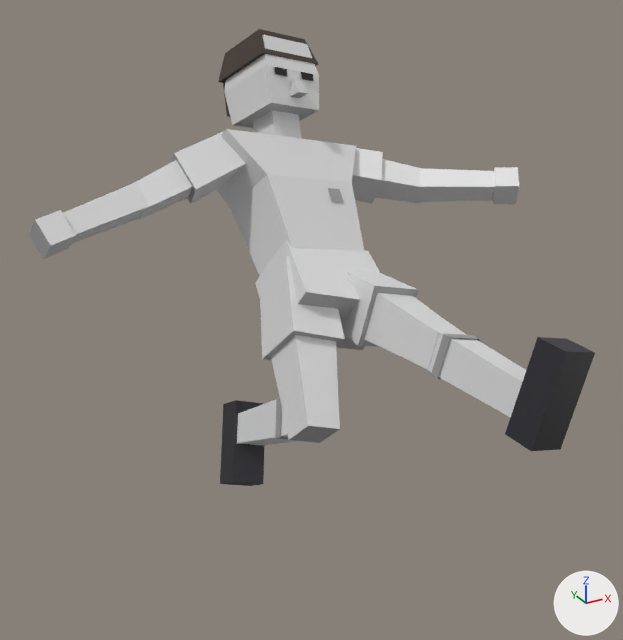
Renders of the glTF model examples/solid-eleven/assets/shared/models/player_rig.glb from each side of a commit.
Rendered twice from a 50 mm camera at (-1.25, -2.23, 1.64) aimed at (-0.12, -0.17, 0.61). Arrows for +X, +Y and +Z are at lower right; the lights stay in place. The first picture is the older version. Both versions are drawn at frame 5 of the action 'slide'; the numbers are the values there.

Before the edit, the objects in view are built like this:
```python
ob_rig_head = bpy.data.objects.new('rig_head', me_rig_head)
ob_rig_head.parent = ob_rig_torso
ob_rig_head.location = (0.0, 0.0, 0.44)
ob_rig_head.rotation_euler = (0.244, 0.0, 0.0)  # degrees (14, 0, 0)
ob_rig_pelvis = bpy.data.objects.new('rig_pelvis', me_rig_pelvis)
ob_rig_pelvis.location = (0.0, 0.0, 0.646)
ob_rig_pelvis.rotation_euler = (-1.082, 0.314, 0.0)  # degrees (-62, 18, 0)
ob_rig_shin_r = bpy.data.objects.new('rig_shin_r', me_rig_shin_r)
ob_rig_shin_r.parent = ob_rig_thigh_r
ob_rig_shin_r.location = (0.0, 0.0, -0.43)
ob_rig_shin_r.rotation_euler = (1.833, 0.0, 0.0)  # degrees (105, 0, 0)
ob_rig_thigh_l = bpy.data.objects.new('rig_thigh_l', me_rig_thigh_l)
ob_rig_thigh_l.parent = ob_rig_pelvis
ob_rig_thigh_l.location = (0.1, 0.0, -0.03)
ob_rig_thigh_l.rotation_euler = (-0.489, -0.0698, 0.0)  # degrees (-28, -4, 0)
ob_rig_thigh_r = bpy.data.objects.new('rig_thigh_r', me_rig_thigh_r)
ob_rig_thigh_r.parent = ob_rig_pelvis
ob_rig_thigh_r.location = (-0.1, 0.0, -0.03)
ob_rig_thigh_r.rotation_euler = (0.244, 0.0698, 0.0)  # degrees (14, 4, 0)
ob_rig_torso = bpy.data.objects.new('rig_torso', me_rig_torso)
ob_rig_torso.parent = ob_rig_pelvis
ob_rig_torso.location = (0.0, 0.0, 0.02)
ob_rig_torso.rotation_euler = (0.314, -0.175, 0.0)  # degrees (18, -10, 0)
# also in view: 'rig_shin_l' at (0.15, -0.68, 0.62); 'rig_forearm_l' at (0.65, 0.11, 0.85); 'rig_arm_r' at (-0.33, 0.26, 0.98); 'rig_arm_l' at (0.37, 0.29, 0.89); 'rig_forearm_r' at (-0.63, 0.21, 0.9)
```
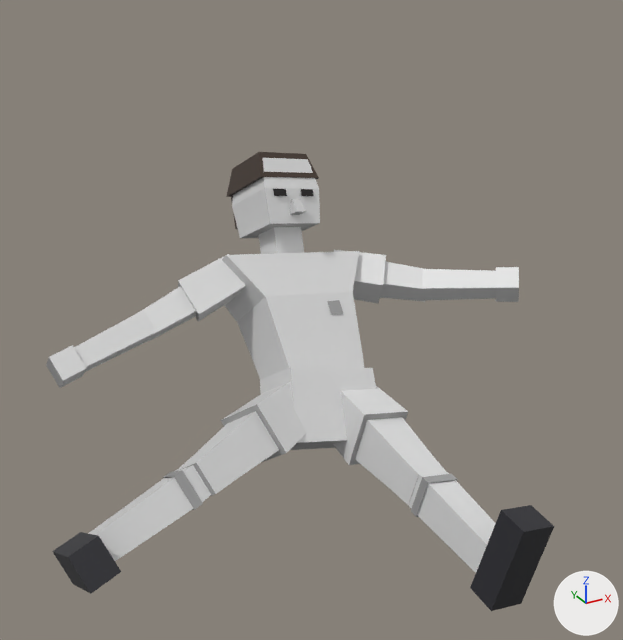
Where the change shows, as pixel boxes [x1, y1, x2, y2] in the pictures (623 x 640 px):
'rig_torso', moved, turned
    before: [217, 129, 364, 275]
    after: [222, 251, 364, 380]
'rig_shin_l', moved, turned
    before: [428, 332, 595, 451]
    after: [409, 471, 554, 611]
'rig_head', moved, turned
    before: [218, 29, 319, 139]
    after: [226, 152, 320, 254]
'rig_thigh_r', moved, turned
    before: [260, 256, 345, 443]
    after: [176, 382, 307, 496]
'rig_thigh_l', moved, turned
    before: [342, 271, 465, 370]
    after: [333, 386, 446, 505]
'rig_shin_r', moved, turned
    before: [220, 396, 295, 486]
    after: [52, 465, 211, 594]
'rig_pelvis', moved, turned
    before: [255, 240, 381, 350]
    after: [260, 367, 376, 450]
'rig_arm_r', moved, turned
    before: [132, 131, 246, 219]
    after: [138, 254, 246, 341]
'rig_forearm_r', moved, turned
    before: [29, 182, 151, 259]
    after: [46, 310, 157, 388]
'rig_forearm_l', moved, turned
    before: [420, 167, 519, 204]
    after: [422, 267, 519, 302]
'rig_arm_l', moved, turned
    before: [352, 148, 428, 204]
    after: [334, 250, 430, 303]

The change in detail:
Object 'rig_pelvis' (ob_rig_pelvis) moves from (0.0, 0.0, 0.646) to (0.0, 0.0, 0.245).
Object 'rig_pelvis' (ob_rig_pelvis) turns from (-62, 18, 0) to (-35, 14, 0) degrees about x, y and z.
Object 'rig_thigh_l' (ob_rig_thigh_l) turns from (-28, -4, 0) to (-49, -2, 0) degrees about x, y and z.
Object 'rig_thigh_r' (ob_rig_thigh_r) turns from (14, 4, 0) to (-12, 60, 0) degrees about x, y and z.
Object 'rig_shin_r' (ob_rig_shin_r) turns from (105, 0, 0) to (20, 0, 0) degrees about x, y and z.
Object 'rig_torso' (ob_rig_torso) turns from (18, -10, 0) to (-8, -6, 0) degrees about x, y and z.
